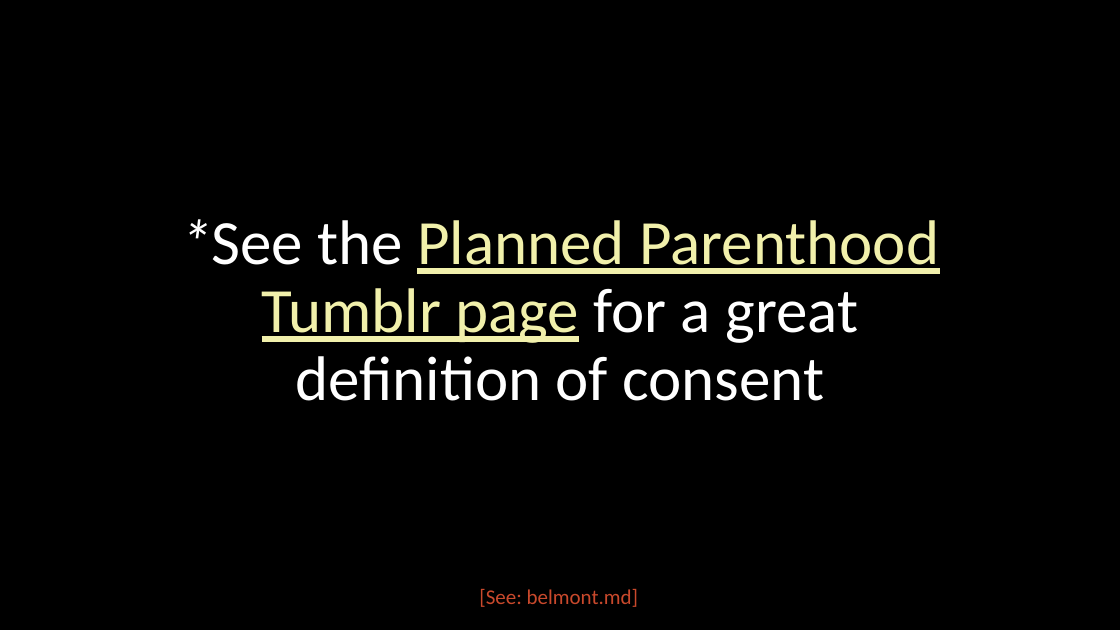
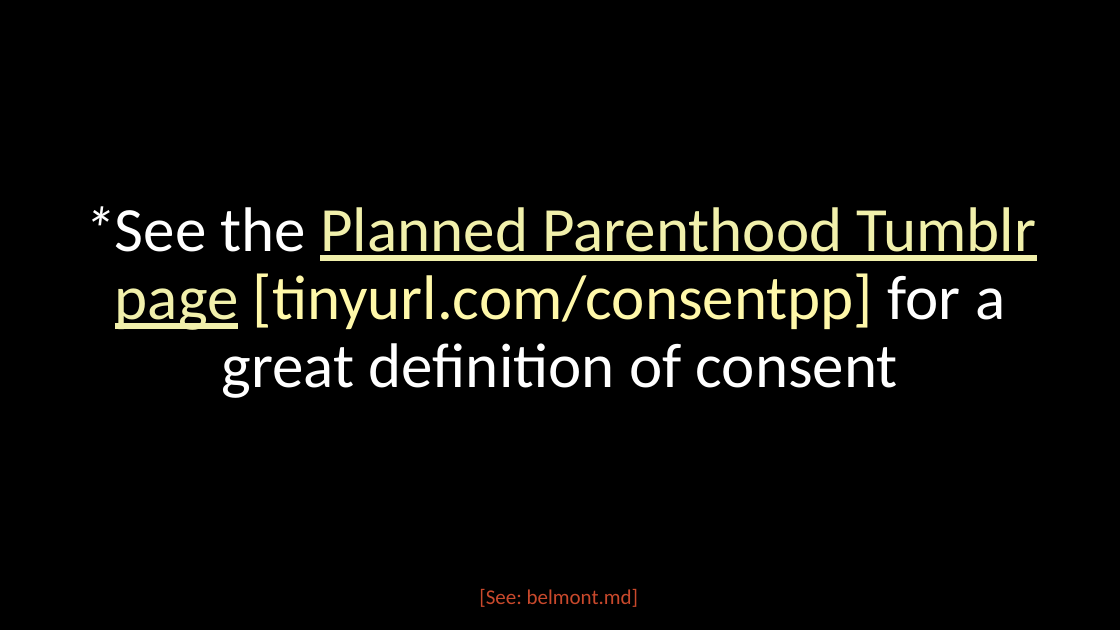
Before and after one commit to dhsouthbend/ethics, a slide deck: slide 10 of slides.pptx. Drawn at 1120x630 pixels with LibreOffice and Linux fonts; fonts in the diff are those of the drawing. Boxes give left, top, right and bottom in pixels: in the first picture for what was removed or moved away, otherwise in the second. Text is boxed around its words. In the diff, an @@ line names an element or a change of style, - is before the commit and + after.

Commit message:
updated slides with tinyurls

```diff
--- a/slides.pptx
+++ b/slides.pptx
@@ title at [83, 206, 1037, 398]: text changed @@
-*See the Planned Parenthood Tumblr page for a great definition of consent
+*See the Planned Parenthood Tumblr page [tinyurl.com/consentpp] for a great definition of consent
```
Also in this commit, not shown: 3 other slides changed, 1 other file.
